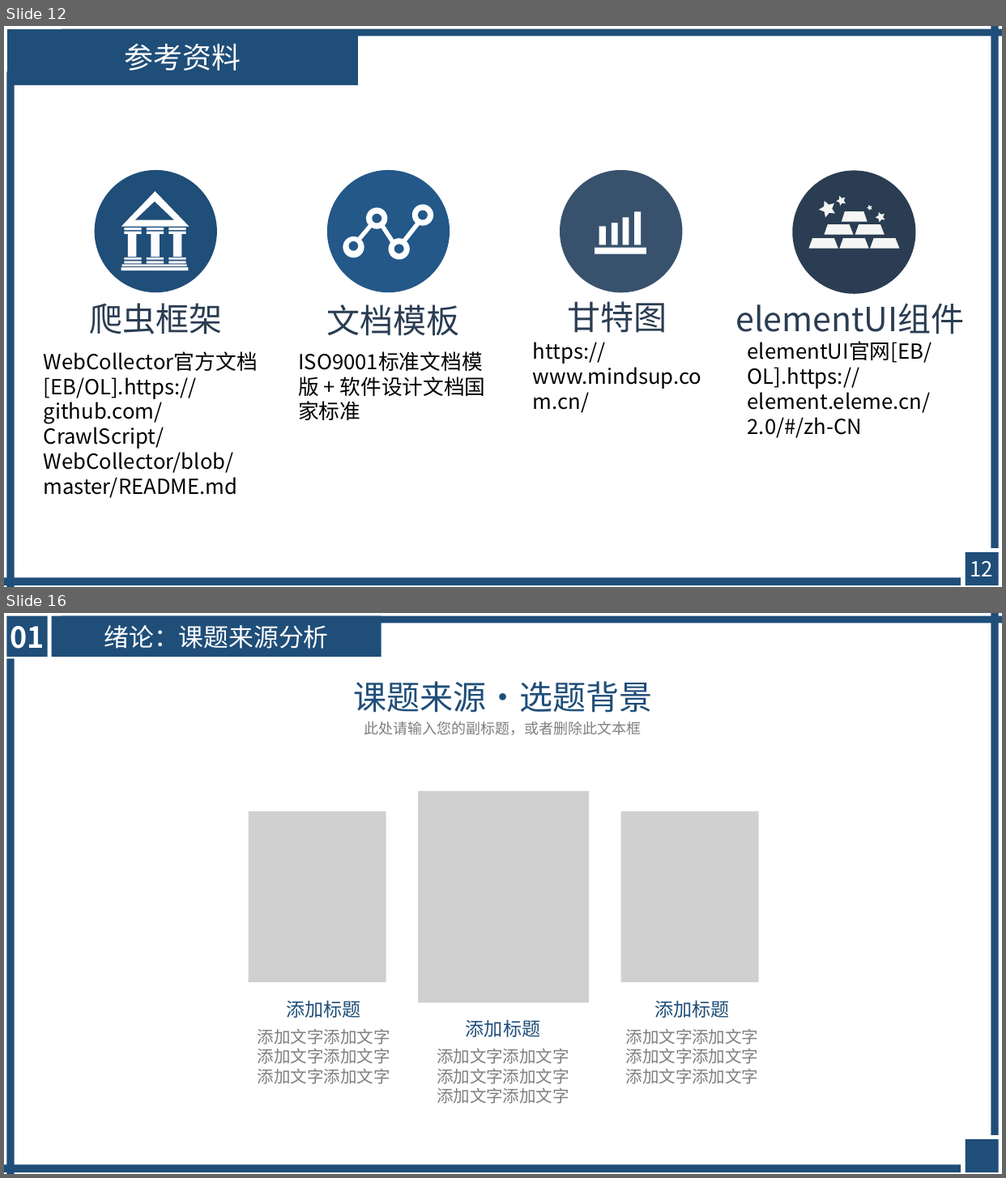
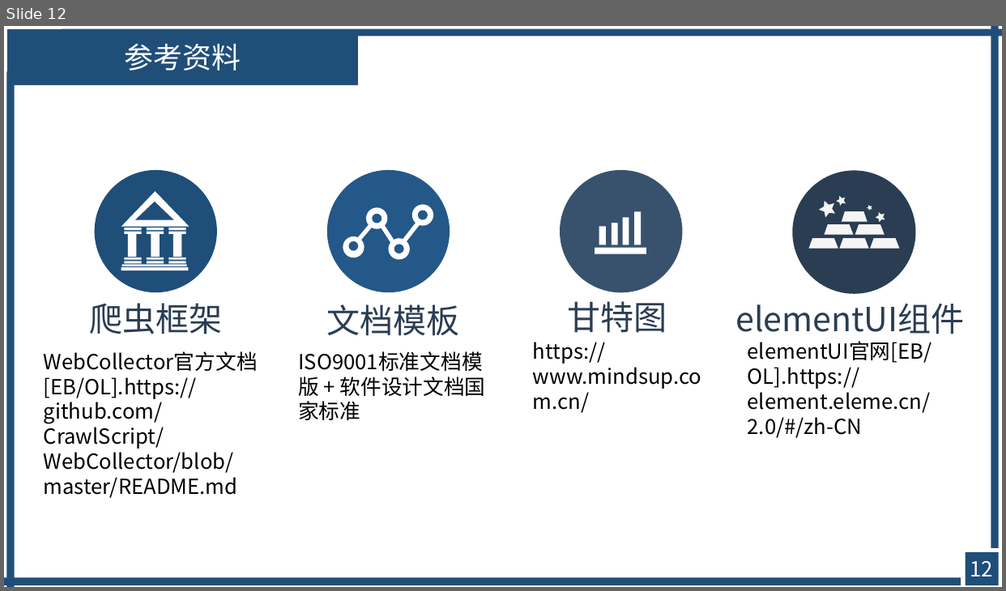
Before and after one commit to avgstuBoboge/SE2020-document, a slide deck: ppt/SE2020-G16-项目计划.ppt. Shown one above the other, each under a label of ours: slides 12 and 16 before the commit, slide 12 after it; the slides between them are not shown. The pictures are 1006x1178 and 1006x591 pixels, drawn with LibreOffice and Linux fonts; fonts in the diff are those of the drawing; grey boxes stand for pictures. Boxes give left, top, right and bottom in pixels: in the first picture for what was removed or moved away, otherwise in the second. Text is boxed around its words. In the diff, an @@ line names an element or a change of style, - is before the commit and + after.

```diff
--- a/ppt/SE2020-G16-项目计划.ppt
+++ b/ppt/SE2020-G16-项目计划.ppt
@@ slide 16 removed at bbox=[4, 613, 1002, 1174], background #FFFFFF @@
@@ rectangle removed at bbox=[7, 616, 48, 657] @@
-01
@@ rectangle removed at bbox=[52, 616, 381, 657] @@
-绪论：课题来源分析
@@ rectangle removed at bbox=[62, 616, 1001, 624] @@
@@ rectangle removed at bbox=[991, 613, 998, 1135] @@
@@ rectangle removed at bbox=[6, 658, 14, 1174] @@
@@ text removed at bbox=[353, 681, 653, 713] @@
-课题来源·选题背景
@@ text removed at bbox=[364, 722, 641, 735] @@
-此处请输入您的副标题，或者删除此文本框
@@ picture removed at bbox=[418, 791, 588, 1003] @@
@@ picture removed at bbox=[248, 811, 386, 982] @@
@@ picture removed at bbox=[620, 811, 758, 982] @@
@@ text removed at bbox=[258, 1000, 390, 1084] @@
-添加标题
-添加文字添加文字添加文字添加文字
-添加文字添加文字
@@ text removed at bbox=[626, 1000, 759, 1084] @@
-添加标题
-添加文字添加文字添加文字添加文字
-添加文字添加文字
@@ text removed at bbox=[437, 1020, 569, 1104] @@
-添加标题
-添加文字添加文字添加文字添加文字
-添加文字添加文字
@@ rectangle removed at bbox=[965, 1139, 997, 1172] @@
@@ rectangle removed at bbox=[4, 1165, 960, 1173] @@
@@ page number removed at bbox=[931, 1165, 955, 1169] @@
-16
```
Also in this commit, not shown: 2 slides changed, 12 other slides removed.
